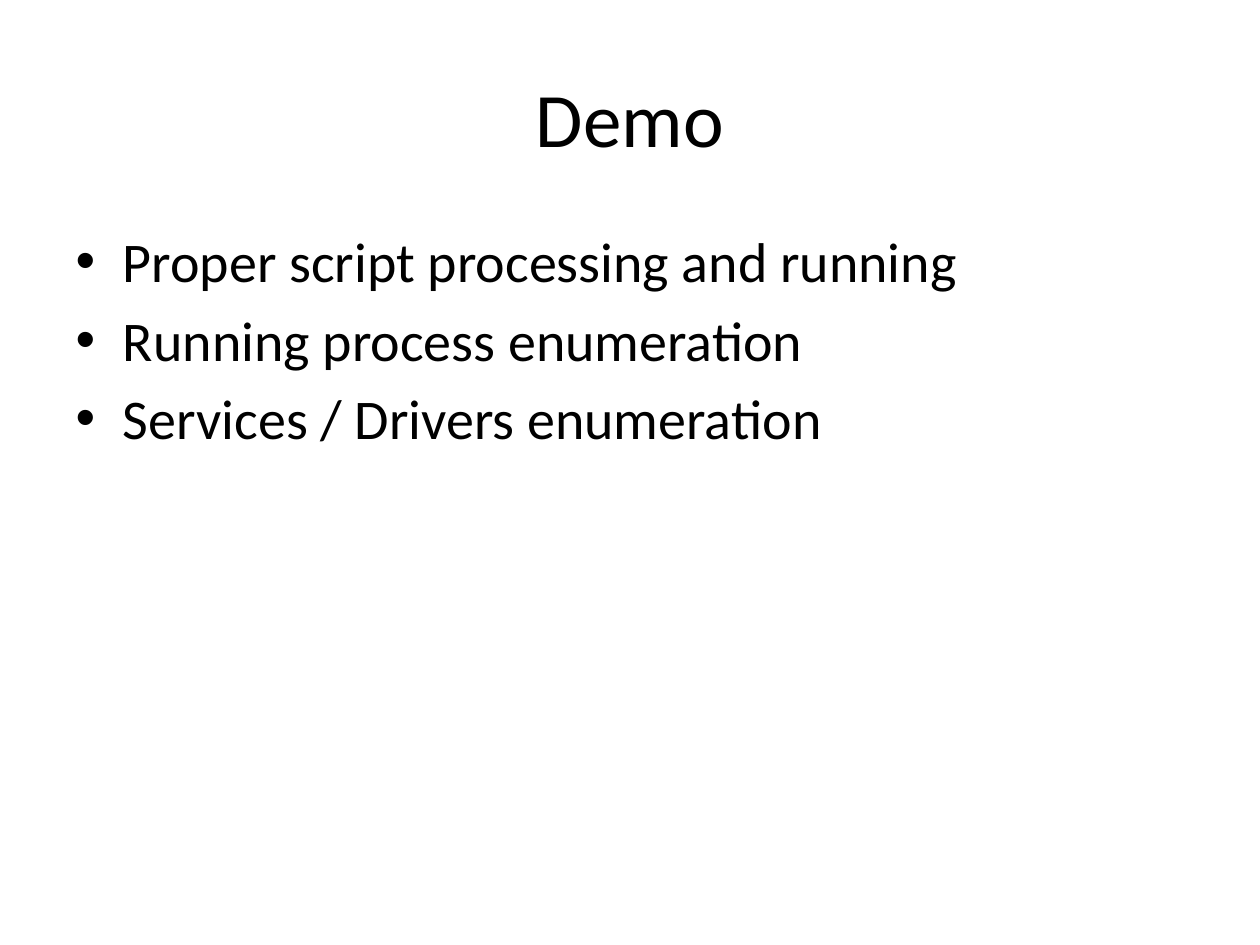
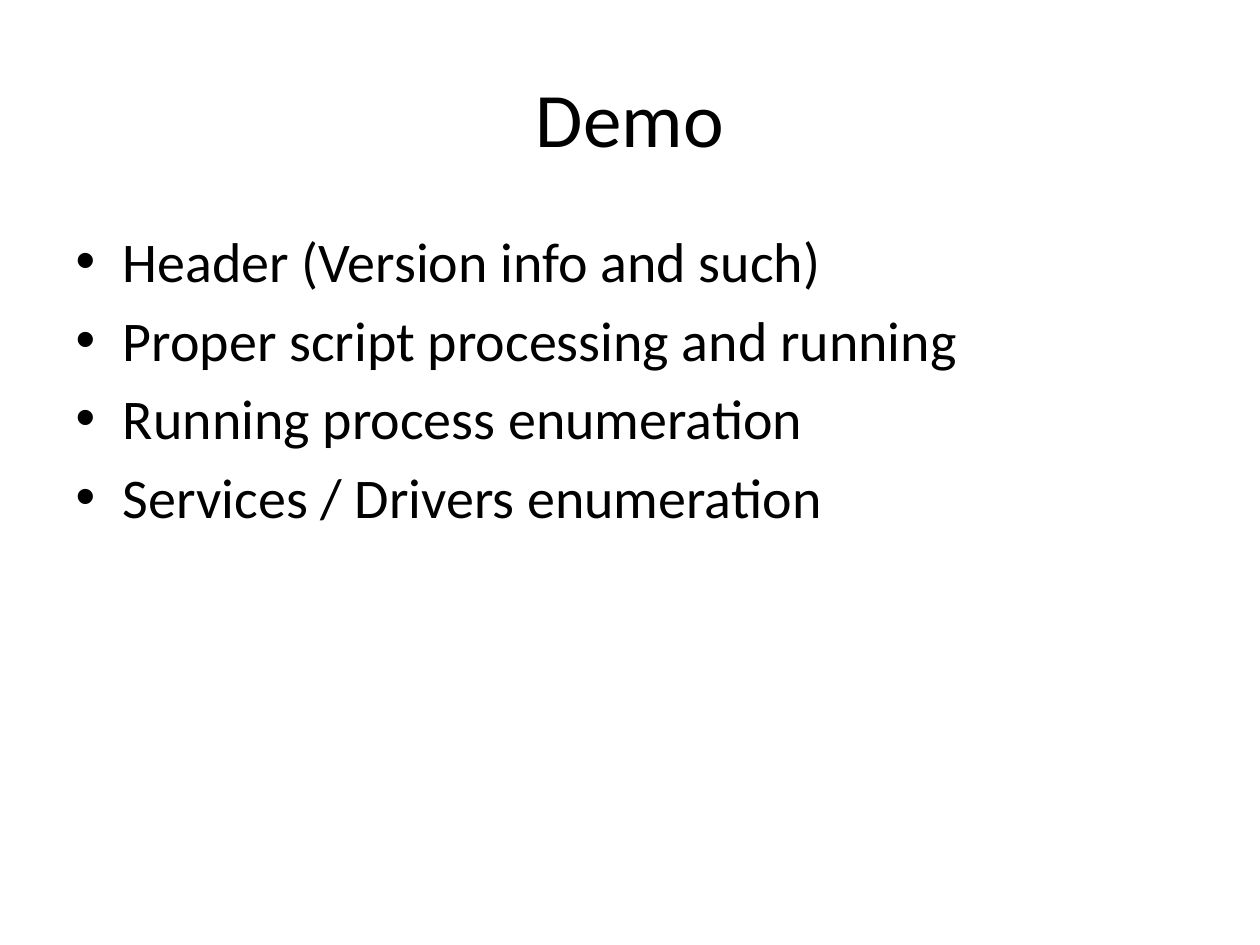
Before and after one commit to BillyONeal/Instalog, a slide deck: slide 9 of Docs/EECS395.Spring2012.SnyderOneal.InterimReport2Presentation.Instalog.pptx. Drawn at 1260x945 pixels with LibreOffice and Linux fonts; fonts in the diff are those of the drawing. Boxes give left, top, right and bottom in pixels: in the first picture for what was removed or moved away, otherwise in the second. Text is boxed around its words. In the diff, an @@ line names an element or a change of style, - is before the commit and + after.

```diff
--- a/Docs/EECS395.Spring2012.SnyderOneal.InterimReport2Presentation.Instalog.pptx
+++ b/Docs/EECS395.Spring2012.SnyderOneal.InterimReport2Presentation.Instalog.pptx
@@ text at [123,241,820,290]: paragraph added @@
+• Header (Version info and such)
```
Also in this commit, not shown: 2 other slides changed.
